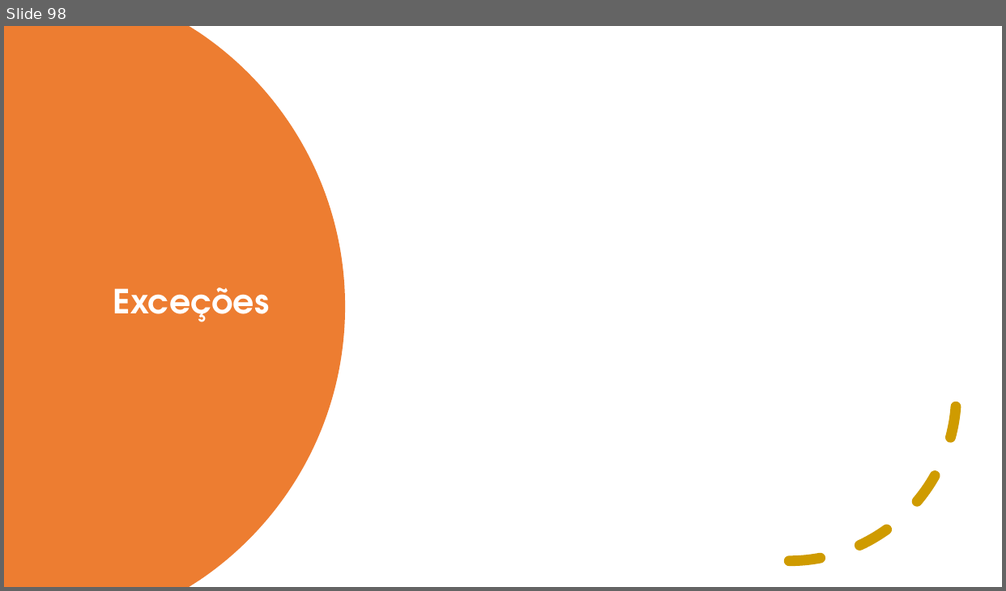
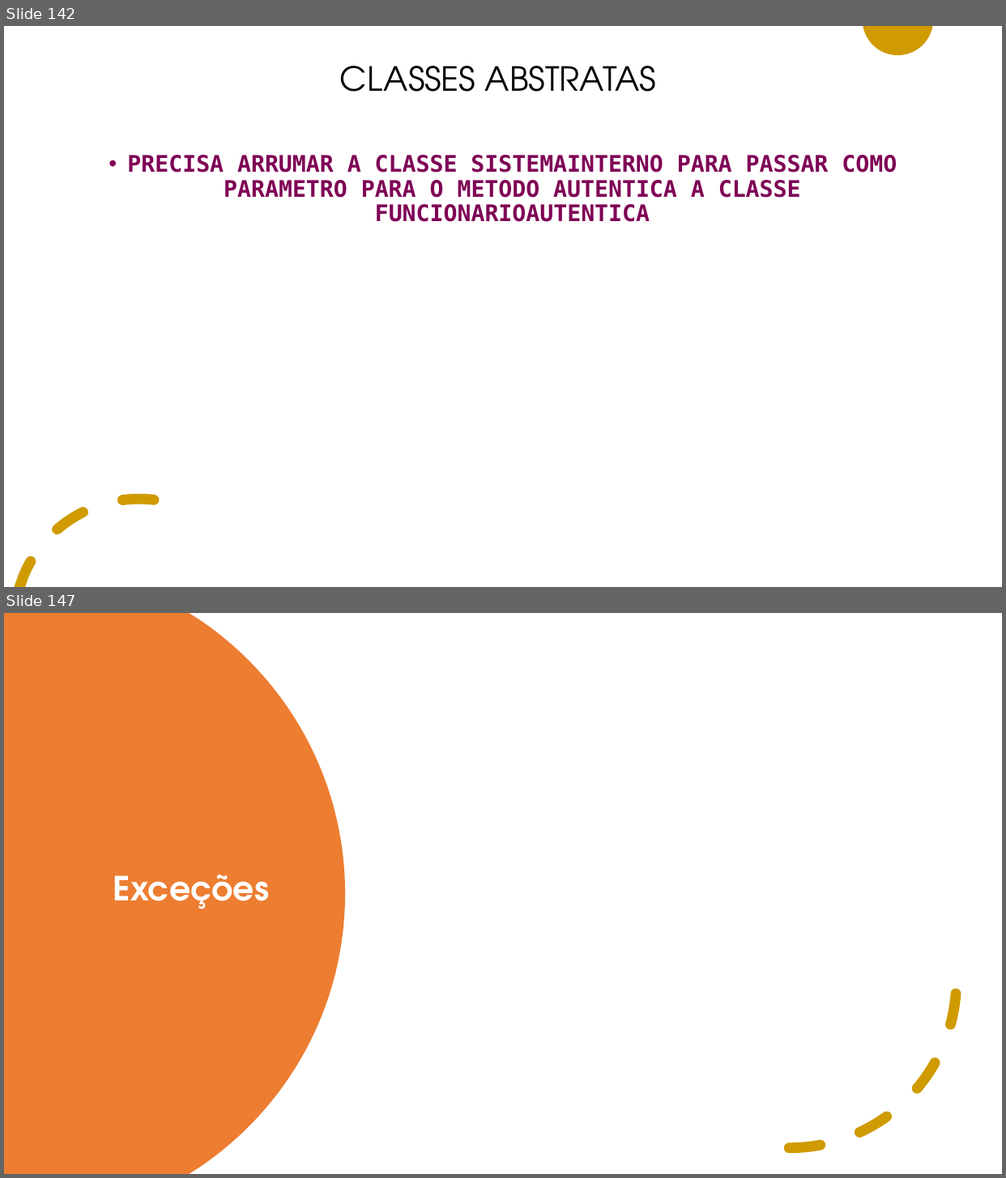
Before and after one commit to adilsonlopesoracle/ProgramacaoAvancada_Olinda, a slide deck: PROGRAMACAO_AVANCADA.pptx. Shown one above the other, each under a label of ours: slide 98 before the commit, slides 142 and 147 after it; the slides between them are not shown. The pictures are 1006x591 and 1006x1178 pixels, drawn with LibreOffice and Linux fonts; fonts in the diff are those of the drawing. Boxes give left, top, right and bottom in pixels: in the first picture for what was removed or moved away, otherwise in the second. Text is boxed around its words. In the diff, an @@ line names an element or a change of style, - is before the commit and + after.

```diff
--- a/PROGRAMACAO_AVANCADA.pptx
+++ b/PROGRAMACAO_AVANCADA.pptx
@@ slide 142 added at [4, 26, 1002, 587], background #FFFFFF; not listed: 2 template elements that a slide beside it also shows @@
@@ title added at [340, 66, 657, 92], 32 pt, text #000000 @@
+CLASSES ABSTRATAS
@@ text added at [127, 155, 897, 222], 22 pt, text #7F0055, bold @@
+• PRECISA ARRUMAR A CLASSE SISTEMAINTERNO PARA PASSAR COMO PARAMETRO PARA O METODO AUTENTICA A CLASSE FUNCIONARIOAUTENTICA
@@ what was slide 98 is now slide 147 @@
```
Also in this commit, not shown: 48 other slides added.
